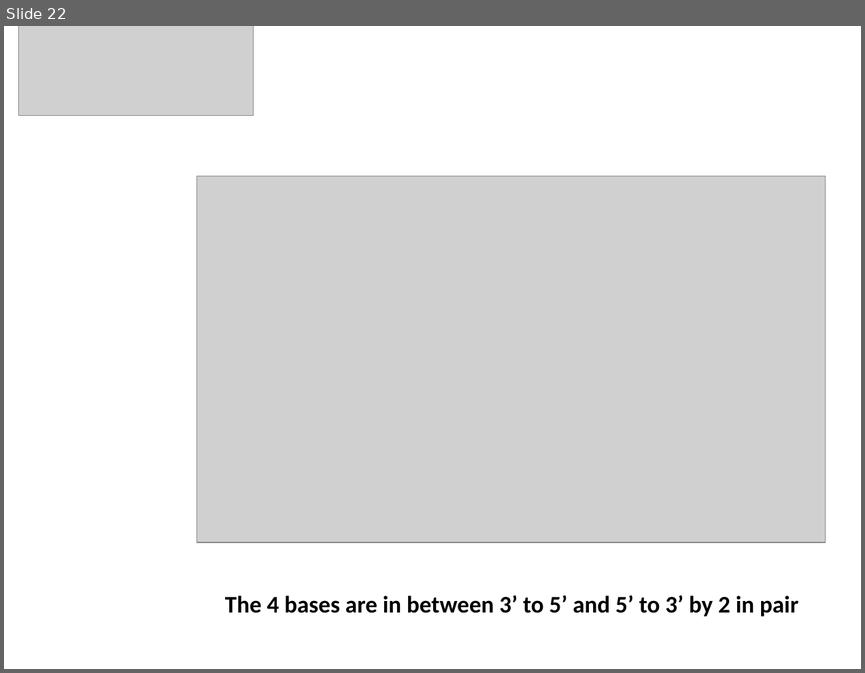
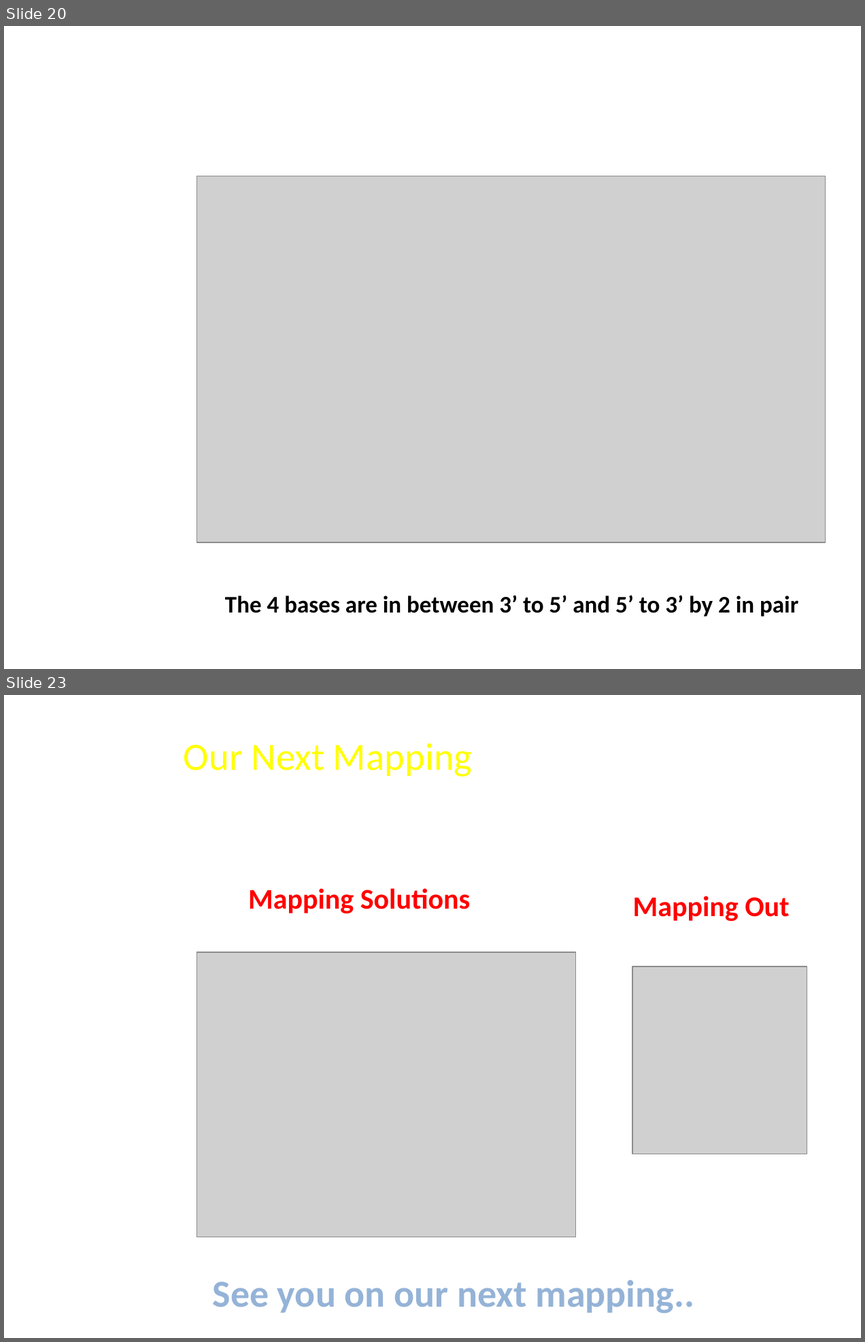
Before and after one commit to FeedMapping/Schema, a slide deck: slide/ppt/Mapping-Ideas.pptx. Shown one above the other, each under a label of ours: slide 22 before the commit, slides 20 and 23 after it; the slides between them are not shown. The pictures are 865x673 and 865x1342 pixels, drawn with LibreOffice and Linux fonts; fonts in the diff are those of the drawing; grey boxes stand for pictures; background and template pictures are left out. Boxes give left, top, right and bottom in pixels: in the first picture for what was removed or moved away, otherwise in the second. Text is boxed around its words. In the diff, an @@ line names an element or a change of style, - is before the commit and + after.

```diff
--- a/slide/ppt/Mapping-Ideas.pptx
+++ b/slide/ppt/Mapping-Ideas.pptx
@@ slide 23 added at (x1=4, y1=695, x2=861, y2=1338), background picture (left out) @@
@@ title added at (x1=184, y1=743, x2=473, y2=777), 32.4 pt, text #FFFF00 @@
+Our Next Mapping
@@ text added at (x1=248, y1=888, x2=470, y2=913), 24 pt, text #FF0000, bold @@
+Mapping Solutions
@@ text added at (x1=633, y1=896, x2=789, y2=921), 24 pt, text #FF0000, bold @@
+Mapping Out
@@ picture added at (x1=197, y1=952, x2=575, y2=1236) @@
@@ picture added at (x1=632, y1=966, x2=806, y2=1154) @@
@@ text added at (x1=213, y1=1280, x2=694, y2=1313), 32 pt, text #95B3D7, bold @@
+See you on our next mapping..
@@ what was slide 22 is now slide 20 @@
@@ slide 20 changed as well @@
@@ picture removed at (x1=18, y1=26, x2=254, y2=115) @@
```
Also in this commit, not shown: 10 other slides changed, 9 other slides added, 12 slides removed.
